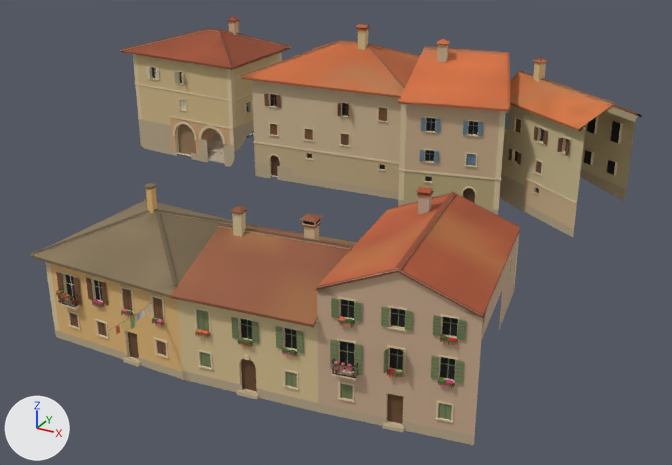
Before and after pictures for a commit that changed the glTF model games/yorimichi/assets/belmonte/meshes/SM_BM_BT_blk_22.glb.
One viewpoint serves both versions: a 50 mm camera at (40.9, -66.9, 36.8) aimed at (5.1, -1.7, 4.2). The lights are fixed; the arrows at lower left show +X, +Y and +Z. The first picture is the older version. Vertices at exactly the same position are counted once.

Names of what the first picture shows: 'SM_BM_BT_blk_22'.
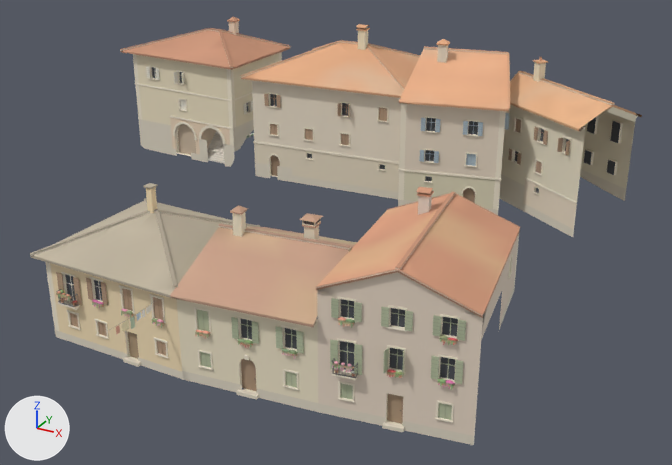
Location of each change, (x1, y1, x2, y2) in pixels of the pictures (672 x 465 px):
part 1 of me_sm_bt_blk_22, recoloured (lighter)
    both: (39, 17, 642, 431)
part 2 of me_sm_bt_blk_22, recoloured (beige to pale yellow)
    both: (30, 20, 638, 445)

The change in detail:
me_sm_bt_blk_22 has 17632 vertices, 20772 faces and spans x -27.5..26.7, y -26.4..22.0, z -0.5..19.2.
me_sm_bt_blk_22 is used by ob_sm_bm_bt_blk_22; location (0.0, 0.0, 0.0).
me_sm_bt_blk_22 part 1: 5476 faces centred in x -27.4..26.0, y -25.5..21.8, z -0.2..19.1 are repainted in the vertex colours; the middle colour goes from beige #cdb194 to pale yellow #e8d9c8.
me_sm_bt_blk_22 part 2: 15296 faces centred in x -27.1..26.4, y -26.4..22.0, z -0.4..19.1 are repainted in the vertex colours; the middle colour goes from beige #cdb18c to pale yellow #e8d9c4.
